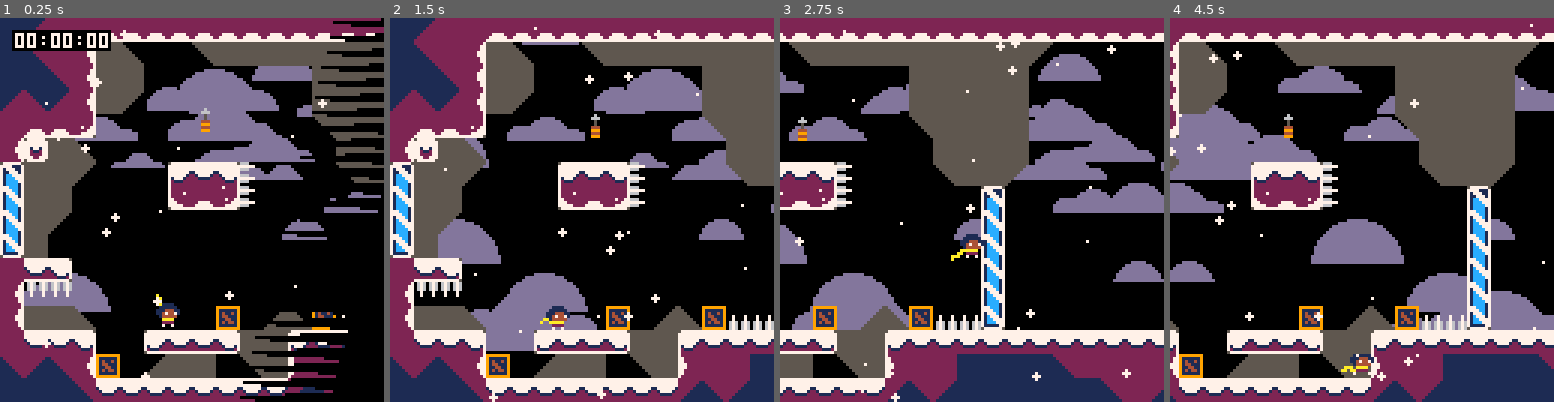
Above: before the commit, frames 1-4 (left to right).
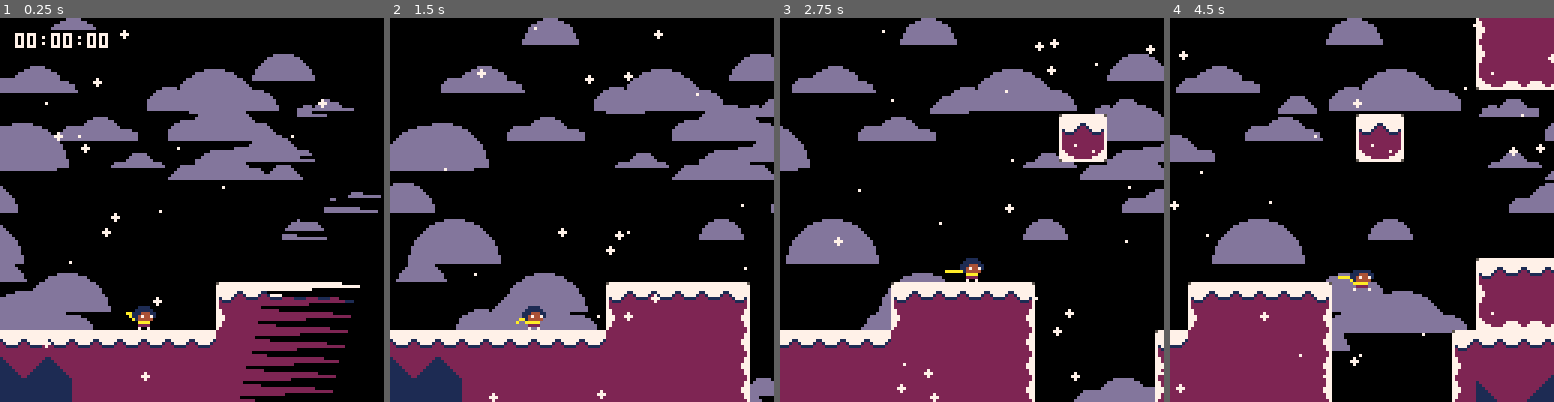
Above: after the commit, the same moments.

Repository: ExOK/Celeste2
Game: PICO-8 cartridge celeste2.p8
Two runs of this game, one before a commit and one after it. Both use one fixed random seed, a clock stepped at 60 frames per second and the inputs below.
Inputs:
- Up to frame 1 (0.25 s): no input
- Up to frame 2 (1.5 s): tap X (X key) at 0.33, 1.07 s; tap O (Z key) at 0.7 s
- Up to frame 3 (2.75 s): hold Right 1.6-2.1 s; tap O (Z key) at 1.7, 2.1, 2.5 s; tap X (X key) at 1.85 s; hold Up 2.15-2.42 s; hold Right from 2.47 s (still down)
- Up to frame 4 (4.5 s): tap O (Z key) every 0.4 s from 2.9 to 4.1 s; tap X (X key) at 2.97, 4.08 s; release Right at 3.03 s; hold Left 3.08-3.58 s; hold Down 3.63-3.97 s; hold Right from 4.02 s (still down)

The runs differ from the first frame. In frame 1, 41% of the frame differs, in the area x 0-100%, y 0-100%; in frame 2, 50%; in frame 3, 61%; in frame 4, 70%.

Commit message:
Little prologue area

Diff:
--- a/celeste2.p8
+++ b/celeste2.p8
@@ -343,57 +343,57 @@
 0003000000000000000000000000000003030300000000000000000000000000030303030800030301010107070700000303030303030303010101070707000000000000000000000000000000000000000000000000000000000000000000000000000000000000000000000000000000000000000000000000000000000000
 0000000000000000000000000000000000000000000000000000000000000000000000000000000000000000000000000000000000000000000000000000000000000000000000000000000000000000000000000000000000000000000000000000000000000000000000000000000000000000000000000000000000000000
 __map__
-3837212131313131313131313131313131313131313131313131313131313136000000000000000000000000000000000000000000000000000000000000000000000000000000000000000000000000000000000000000000000000000000000000000000000000000000000000000000000000000000000000000000000000
-38272122283900002a2828282828282828282900000000000000000000000020000000000000000000000000000000000000000000000000000000000000000000000000000000000000000000000000000000000000000000000000000000000000000000000000000000000000000000000000000000000000000000000000
-3838272228280000000000000028282828280000000000000000000000000020000000000000000000000000000000000000000000000000000000000000000000000000000000000000000000000000000000000000000000000000000000000000000000000000000000000000000000000000000000000000000000000000
-3736372228290000000000000028282828280000000000000000000000000020000000000000000000000000000000000000000000000000000000000000000000000000000000000000000000000000000000000000000000000000000000000000000000000000000000000000000000000000000000000000000000000000
-213131320000000014000000002a282828280000000000000000000000000020000000000000000000000000000000000000000000000000000000000000000000000000000000000000000000000000000000000000000000000000000000000000000000000000000000000000000000000000000000000000000000000000
-2223283900000000000000000000282828280000000000000000000000000020000000000000000000000000000000000000000000000000000000000000000000000000000000000000000000000000000000000000000000000000000000000000000000000000000000000000000000000000000000000000000000000000
-3b282829000000101112250000002a2828290000000000000000000000000020000000000000000000000000000000000000000000000000000000000000000000000000000000000000000000000000000000000000000000000000000000000000000000000000000000000000000000000000000000000000000000000000
-3c2828000000003031322500000000003b000000000000000000000000000020000000000000000000000000000000000000000000000000000000000000000000000000000000000000000000000000000000000000000000000000000000000000000000000000000000000000000000000000000000000000000000000000
-3c2829000000000000000000000000003c000000000000000000000000000020000000000000000000000000000000000000000000000000000000000000000000000000000000000000000000000000000000000000000000000000000000000000000000000000000000000000000000000000000000000000000000000000
-3d2800000000000000000000000000003c000000000000000000000000000020000000000000000000000000000000000000000000000000000000000000000000000000000000000000000000000000000000000000000000000000000000000000000000000000000000000000000000000000000000000000000000000000
-213435000000000200000000000000003c000000000000000000000000000020000000000000000000000000000000000000000000000000000000000000000000000000000000000000000000000000000000000000000000000000000000000000000000000000000000000000000000000000000000000000000000000000
-222424000000000000000000000000003c000000000000000000000000000020000000000000000000000000000000000000000000000000000000000000000000000000000000000000000000000000000000000000000000000000000000000000000000000000000000000000000000000000000000000000000000000000
-22282839000000000013003a391324243d000000000000000000000000000020000000000000000000000000000000000000000000000000000000000000000000000000000000000000000000000000000000000000000000000000000000000000000000000000000000000000000000000000000000000000000000000000
-2111111200003334343528281011111111111111111111111111111111111126000000000000000000000000000000000000000000000000000000000000000000000000000000000000000000000000000000000000000000000000000000000000000000000000000000000000000000000000000000000000000000000000
-2726272213003a2828002a282021213838383827212121212638383838383838000000000000000000000000000000000000000000000000000000000000000000000000000000000000000000000000000000000000000000000000000000000000000000000000000000000000000000000000000000000000000000000000
-3838382711111111111111112627263838383838382721263838383838383838000000000000000000000000000000000000000000000000000000000000000000000000000000000000000000000000000000000000000000000000000000000000000000000000000000000000000000000000000000000000000000000000
-…(38 lines of a section not shown)…
+0000000000000000000000000000000000000000002021212121220000000000000000000000000000000000000000000000000000000000000000000000000000000000000000000000000000000000000000000000000000000000000000000000000000000000000000000000000000000000000000000000000000000000
+0000000000000000000000000000000000000000002021212121320000000000000000000000000000000000000000000000000000000000000000000000000000000000000000000000000000000000000000000000000000000000000000000000000000000000000000000000000000000000000000000000000000000000
+0000000000000000000000000000000000000000003031313132000000000000000000000000000000000000000000000000000000000000000000000000000000000000000000000000000000000000000000000000000000000000000000000000000000000000000000000000000000000000000000000000000000000000
+0000000000000000000000000000000000000000000000000000000000000000000000000000000000000000000000000000000000000000000000000000000000000000000000000000000000000000000000000000000000000000000000000000000000000000000000000000000000000000000000000000000000000000
+0000000000000000000000000000000010120000000000000000000000000000101200000000000000000000000000000000000000000000000000000000000000000000000000000000000000000000000000000000000000000000000000000000000000000000000000000000000000000000000000000000000000000000
+0000000000000000000000000000000030320000000000000000000000000000202200000000000000000000000000000000000000000000000000000000000000000000000000000000000000000000000000000000000000000000000000000000000000000000000000000000000000000000000000000000000000000000
+0000000000000000000000000000000000000000000000000000000000000000202200000010111112000000000000000000000000000000000000000000000000000000000000000000000000000000000000000000000000000000000000000000000000000000000000000000000000000000000000000000000000000000
+0000000000000000000000000000000000000000000000000000000000000000202200000020212122000000000000000000000000000000000000000000000000000000000000000000000000000000000000000000000000000000000000000000000000000000000000000000000000000000000000000000000000000000
+0000000000000000000000000000000000000000000000000000000000000000202200000020212122000000000000000000000000000000000000000000000000000000000000000000000000000000000000000000000000000000000000100000000000000000000000000000000000000000000000000000000000000000
+0000000000000000000000000000000000000000000000000000000000000000303200000020212122000000101111111111111111120000000000000000000000000000000000000000000000000000000000000000000000000000000000200000000000000000000000000000000000000000000000000000000000000000
+0000000000000000000000000000000000000000001011111112000000000000000000000020212122000000202121212121212121220000000000000000000000000000000000000000000000000000000000000000000000000000000000200000000000000000000000000000000000000000000000000000000000000000
+0000000000000000001011111111120000000000002021212122000000000000000000000020212122000000202121212121212121211111111111113434343434343434343400000000343434343434343434343400000000343411111111210000000000000000000000000000000000000000000000000000000000000000
+0000000000000200002021212121220000000000003031313132000000003311111200000030212122000000202121212121212121212121212121220000000000000000000000000000000000000000000000000000000000000020212121210000000000000000000000000000000000000000000000000000000000000000
+1111111111111111112121212121220000000000101111111112000000000020212200000000202122000000202121212121212121212121212121220000000000000000000000000000000000000000000000000000000000000020212121210000000000000000000000000000000000000000000000000000000000000000
+2726272121212121212121212121220000000000202121212622000000000020212200000000202122000000202121212121212121212121212121220000000000000000000000000000000000000000000000000000000000000020212121210000000000000000000000000000000000000000000000000000000000000000
+3838382121212121212121212121220000000000202721263822000000000020210000000000000000000000000000000000000000000000000000000000000000000000000000000000000000000000000000000000000000000000000000000000000000000000000000000000000000000000000000000000000000000000
+…(38 lines of a section not shown)…
